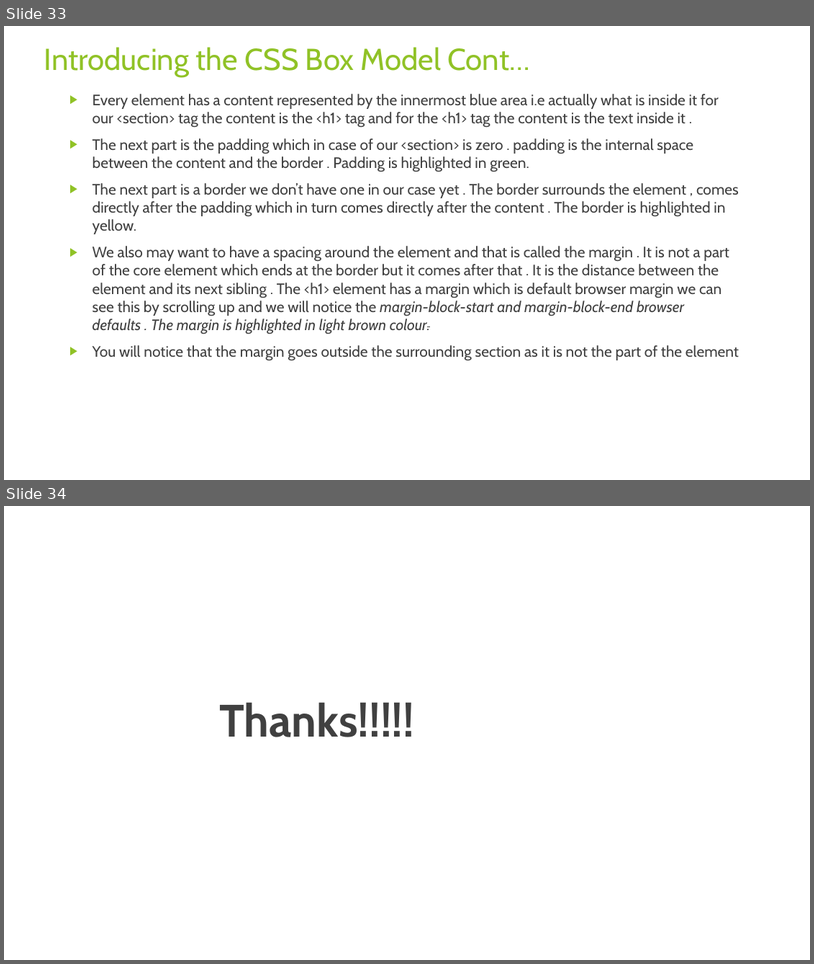
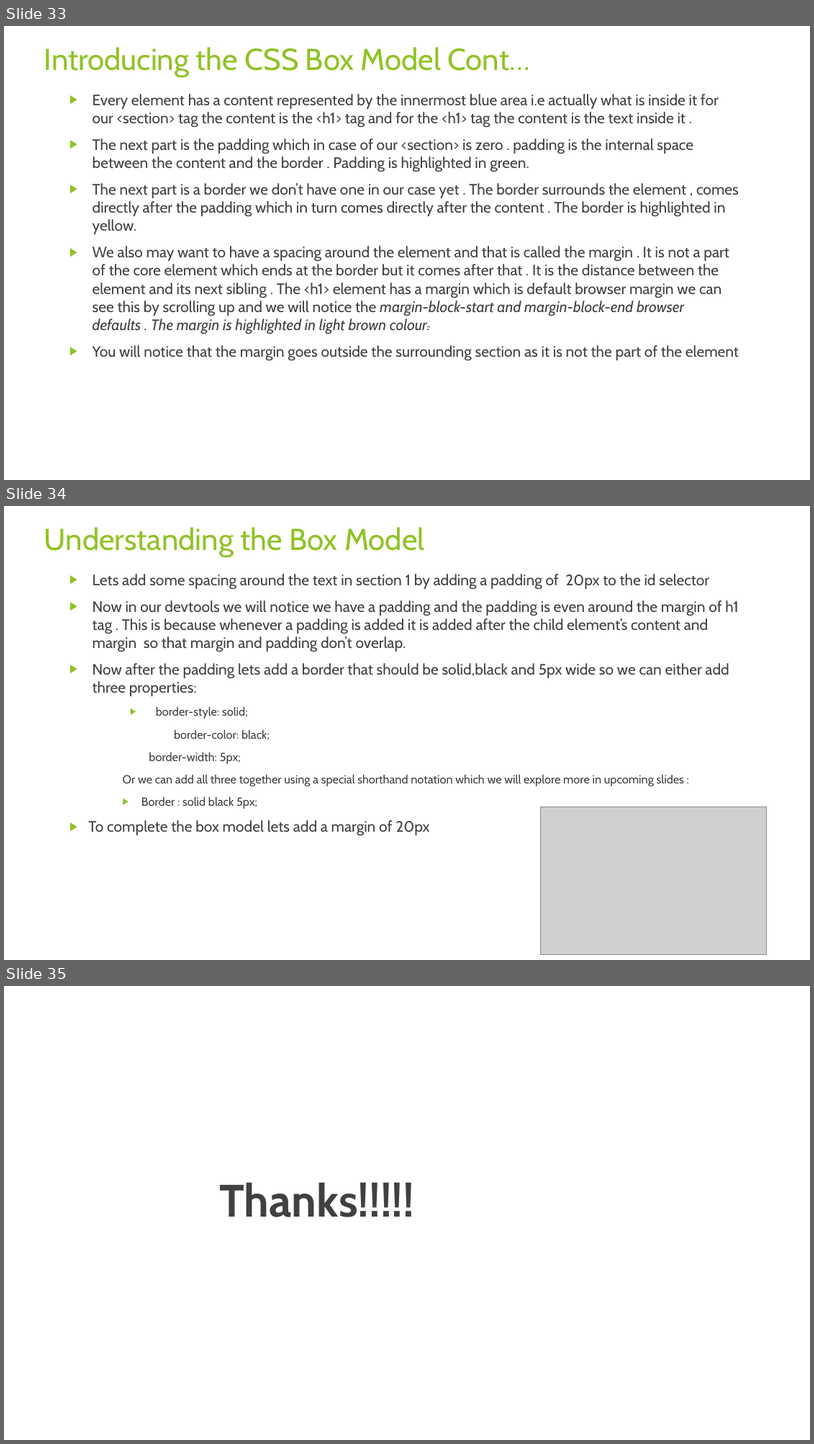
Before and after one commit to rudhrainfogain/CSS, a slide deck: PPT/Css-v3.pptx. Shown one above the other, each under a label of ours: slides 33 and 34 before the commit, slides 33, 34 and 35 after it. The pictures are 814x964 and 814x1444 pixels, drawn with LibreOffice and Linux fonts; fonts in the diff are those of the drawing; grey boxes stand for pictures. Boxes give left, top, right and bottom in pixels: in the first picture for what was removed or moved away, otherwise in the second. Text is boxed around its words. In the diff, an @@ line names an element or a change of style, - is before the commit and + after.

Commit message:
Understanding the Box Model

```diff
--- a/PPT/Css-v3.pptx
+++ b/PPT/Css-v3.pptx
@@ slide 34 added at bbox=[4, 506, 810, 960], background #FFFFFF @@
@@ title added at bbox=[44, 527, 424, 557], 36 pt, text #90C226 @@
+Understanding the Box Model
@@ text added at bbox=[88, 574, 738, 835], 18 pt, text #404040 @@
+▶ Lets add some spacing around the text in section 1 by adding a padding of 20px to the id selector
+▶ Now in our devtools we will notice we have a padding and the padding is even around the margin of h1 tag . This is because whenever a padding is added it is added after the child element’s content and margin so that margin and padding don’t overlap.
+▶ Now after the padding lets add a border that should be solid,black and 5px wide so we can either add three properties:
+    ▶ border-style: solid;
+    border-color: black;
+    border-width: 5px;
+    Or we can add all three together using a special shorthand notation which we will explore more in upcoming slides :
+    ▶ Border : solid black 5px;
+▶ To complete the box model lets add a margin of 20px
@@ picture added at bbox=[541, 807, 767, 955] @@
@@ what was slide 34 is now slide 35 @@
```
Also in this commit, not shown: 1 other file.
